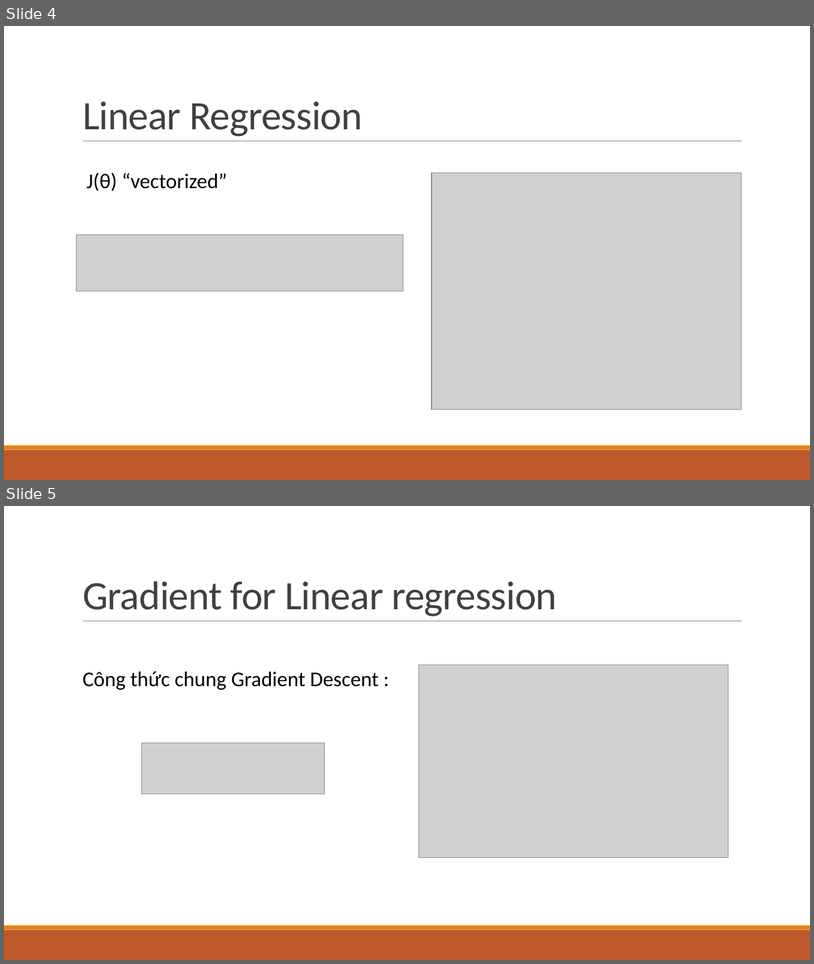
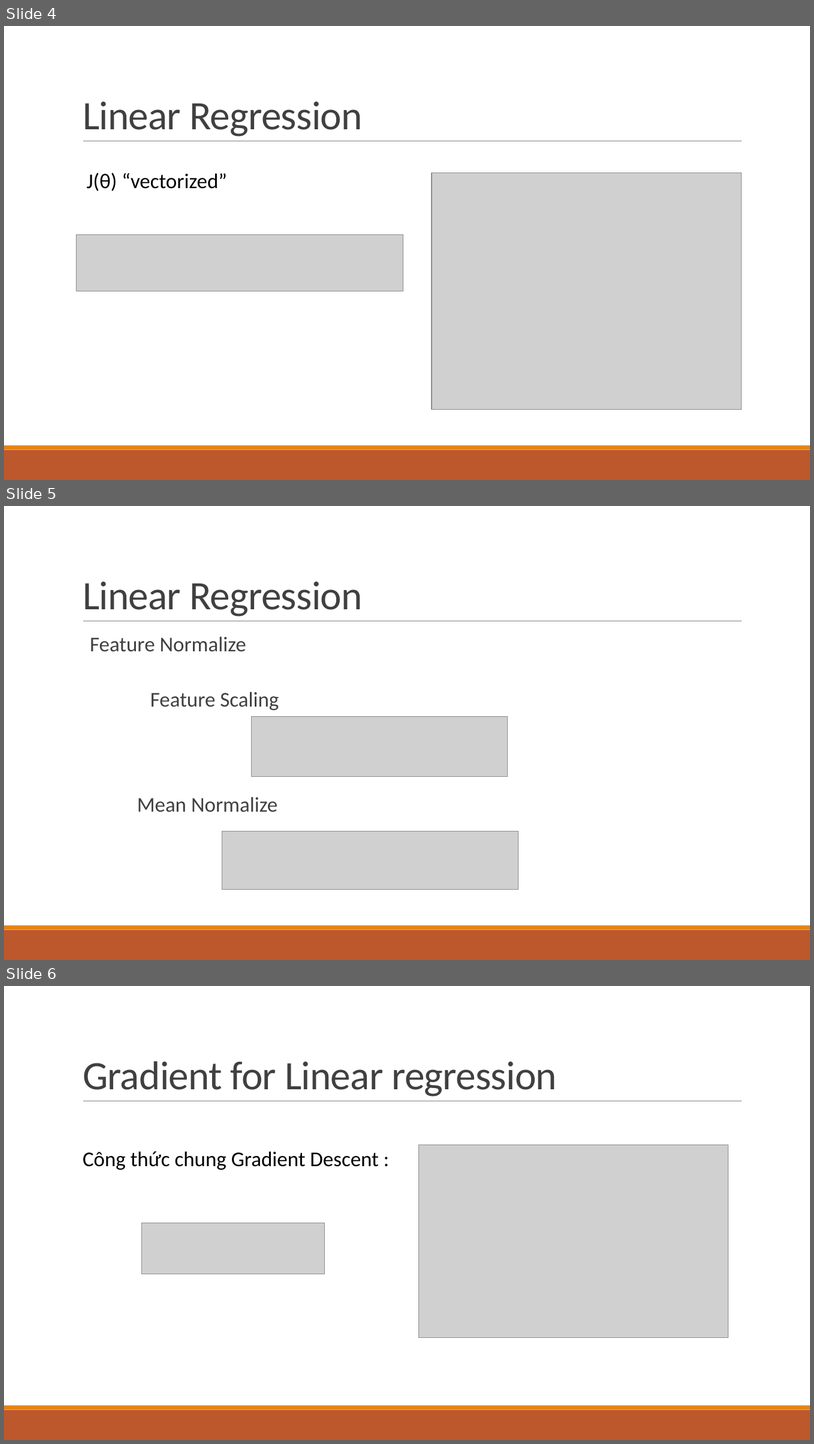
Before and after one commit to ManhND27/Training_VMO_TwoMonth, a slide deck: day10+day11/final-report.pptx. Shown one above the other, each under a label of ours: slides 4 and 5 before the commit, slides 4, 5 and 6 after it. The pictures are 814x964 and 814x1444 pixels, drawn with LibreOffice and Linux fonts; fonts in the diff are those of the drawing; grey boxes stand for pictures. Boxes give left, top, right and bottom in pixels: in the first picture for what was removed or moved away, otherwise in the second. Text is boxed around its words. In the diff, an @@ line names an element or a change of style, - is before the commit and + after.

```diff
--- a/day10+day11/final-report.pptx
+++ b/day10+day11/final-report.pptx
@@ slide 5 added at bbox=[4, 506, 810, 960], background #FFFFFF; not listed: 3 template elements that a slide beside it also shows @@
@@ title added at bbox=[83, 582, 363, 616], 48 pt, text #404040 @@
+Linear Regression
@@ text added at bbox=[90, 636, 279, 812], 25 pt, text #404040 @@
+  Feature Normalize
+  Feature Scaling
+Mean Normalize
@@ picture added at bbox=[251, 716, 508, 776] @@
@@ picture added at bbox=[222, 831, 518, 889] @@
@@ what was slide 5 is now slide 6 @@
```
Also in this commit, not shown: 5 slides changed, 2 other slides added, 54 other files.
